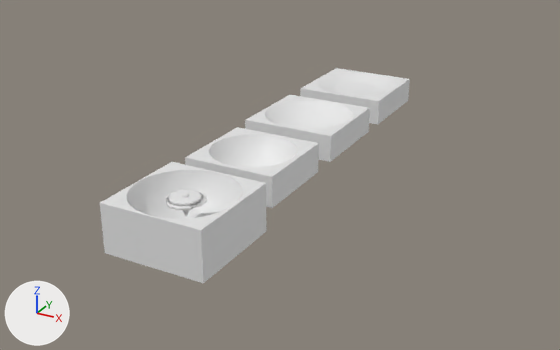
The FBX model Assets/Modely/Beyblade.fbx, before and after one commit.
Both versions are drawn from a camera (50 mm lens) standing at (108.3, -146.5, 89.0) and looking at (0.5, 49.5, -9.0). The lights are fixed; the arrows at lower left show +X, +Y and +Z. The first picture is the older version. Where no turn or scale is listed for an object, it has been applied to the vertices.

Objects in the first picture: 'Krychle.001', 'Krychle.002', 'Krychle.003', 'Krychle.004', 'Válec.002', 'Válec.005', 'Válec.006', 'Válec.017', 'Válec.019', 'Válec.020', 'Válec.022', 'Válec.027', 'Válec.028'.
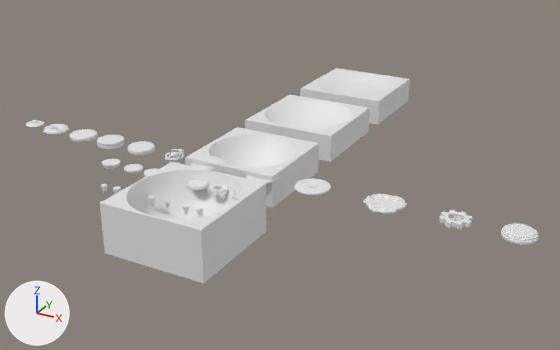
What differs and where, as boxes [x1, y1, x2, y2] in the pictures (560 x 350 px):
'Válec.027', moved: before [173, 191, 198, 202]; after [501, 223, 539, 245]
'Válec.020', moved: before [165, 190, 207, 210]; after [363, 194, 407, 214]
'Válec.019', moved: before [166, 191, 203, 208]; after [294, 178, 331, 195]
'Válec.025', moved (not visible before): after [439, 210, 472, 229]
'Válec.006', moved: before [170, 190, 200, 203]; after [128, 141, 155, 156]
'Válec.005', moved: before [169, 190, 201, 204]; after [97, 135, 124, 149]
'Válec.002', moved: before [169, 195, 202, 205]; after [69, 129, 98, 142]
'Torus', moved (not visible before): after [43, 124, 70, 135]
'Válec.007', moved (not visible before): after [165, 149, 184, 163]
'Válec.021', moved (not visible before): after [188, 180, 208, 190]
'Válec.024', moved (not visible before): after [208, 184, 228, 195]
'Válec.017', moved: before [166, 193, 204, 207]; after [246, 175, 282, 184]
'Válec.004', moved (not visible before): after [124, 164, 143, 174]
'Válec.001', moved (not visible before): after [102, 159, 120, 169]
'Válec.028', moved: before [182, 193, 189, 198]; after [26, 120, 44, 128]
'Válec.014', moved (not visible before): after [190, 156, 225, 171]
'Válec.023', moved (not visible before): after [101, 184, 108, 194]
'Válec.022', moved: before [183, 210, 189, 215]; after [113, 186, 121, 194]
'Válec.011', moved (not visible before): after [143, 168, 158, 177]
'Válec', moved (not visible before): after [148, 195, 156, 207]
'Válec.029', moved (not visible before): after [196, 208, 204, 217]

The change, as a diff of the scene's bpy script:
```diff
--- a/Assets/Modely/Beyblade.fbx.py
+++ b/Assets/Modely/Beyblade.fbx.py
@@ ob_válec_024 @@
 ob_válec_024 = bpy.data.objects.new('Válec.024', me_válec_027)
-ob_válec_024.location = (0.0, 0.0, 1.9)
+ob_válec_024.location = (2.5, 11.4, 1.9)
 ob_válec_024.rotation_euler = (0.0, 0.0, -3.142)  # degrees (0, 0, -180)
@@ ob_válec_020 @@
 ob_válec_020 = bpy.data.objects.new('Válec.020', me_válec_006)
-ob_válec_020.location = (0.0, 0.0, 2.9)
+ob_válec_020.location = (45.7, 22.7, 2.9)
@@ ob_válec_005 @@
 ob_válec_005 = bpy.data.objects.new('Válec.005', me_válec_005)
-ob_válec_005.location = (0.0, 0.0, 3.1)
+ob_válec_005.location = (-43.8, 22.7, 3.1)
 ob_válec_005.rotation_euler = (0.0, 0.0, -3.142)  # degrees (0, 0, -180)
@@ ob_torus @@
 ob_torus = bpy.data.objects.new('Torus', me_torus)
-ob_torus.location = (0.0, 0.0, 3.1)
+ob_torus.location = (-65.8, 22.6, 3.1)
@@ ob_válec_028 @@
 ob_válec_028 = bpy.data.objects.new('Válec.028', me_válec_039)
-ob_válec_028.location = (0.0, 0.0, 2.8)
+ob_válec_028.location = (-75.0, 22.7, 2.8)
@@ ob_válec_027 @@
 ob_válec_027 = bpy.data.objects.new('Válec.027', me_válec_038)
-ob_válec_027.location = (0.0, 0.0, 2.7)
+ob_válec_027.location = (79.6, 22.7, 2.7)
@@ ob_válec_022 @@
 ob_válec_022 = bpy.data.objects.new('Válec.022', me_válec_009)
-ob_válec_022.location = (0.0, 0.0, 0.3)
+ob_válec_022.location = (-22.7, 0.0, 0.3)
@@ ob_válec_029 @@
 ob_válec_029 = bpy.data.objects.new('Válec.029', me_válec_023)
-ob_válec_029.location = (0.0, 0.0, -0.1)
+ob_válec_029.location = (4.4, 0.0, -0.1)
 ob_válec_029.rotation_euler = (0.0, 0.0, 2.705)  # degrees (0, 0, 155)
@@ ob_válec_001 @@
 ob_válec_001 = bpy.data.objects.new('Válec.001', me_válec_001)
-ob_válec_001.location = (0.0, 0.0, 1.8)
+ob_válec_001.location = (-34.2, 11.4, 1.8)
@@ ob_válec_006 @@
 ob_válec_006 = bpy.data.objects.new('Válec.006', me_válec_011)
-ob_válec_006.location = (0.0, 0.0, 3.2)
+ob_válec_006.location = (-31.9, 22.7, 3.2)
@@ ob_válec_019 @@
 ob_válec_019 = bpy.data.objects.new('Válec.019', me_válec_024)
-ob_válec_019.location = (0.0, 0.0, 3.4)
+ob_válec_019.location = (25.1, 22.7, 3.4)
 ob_válec_019.rotation_euler = (0.0, 0.0, 3.142)  # degrees (0, 0, 180)
@@ ob_válec_004 @@
 ob_válec_004 = bpy.data.objects.new('Válec.004', me_válec_004)
-ob_válec_004.location = (0.0, 0.0, 1.8)
+ob_válec_004.location = (-26.1, 11.4, 1.8)
@@ ob_válec_014 @@
 ob_válec_014 = bpy.data.objects.new('Válec.014', me_válec_017)
-ob_válec_014.location = (0.0, 0.0, 3.1)
+ob_válec_014.location = (-8.4, 22.7, 3.1)
@@ ob_válec_025 @@
 ob_válec_025 = bpy.data.objects.new('Válec.025', me_válec_028)
-ob_válec_025.location = (0.1, -0.2, 2.9)
+ob_válec_025.location = (64.3, 22.4, 2.9)
 ob_válec_025.rotation_euler = (0.0, 0.0, 2.705)  # degrees (0, 0, 155)
@@ ob_válec_011 @@
 ob_válec_011 = bpy.data.objects.new('Válec.011', me_válec_031)
-ob_válec_011.location = (0.0, 0.0, 1.8)
+ob_válec_011.location = (-19.1, 11.4, 1.8)
@@ ob_válec_017 @@
 ob_válec_017 = bpy.data.objects.new('Válec.017', me_válec_026)
-ob_válec_017.location = (0.0, 0.0, 3.1)
+ob_válec_017.location = (10.1, 22.7, 3.1)
@@ ob_válec_002 @@
 ob_válec_002 = bpy.data.objects.new('Válec.002', me_válec_002)
-ob_válec_002.location = (0.0, 0.0, 3.1)
+ob_válec_002.location = (-54.5, 22.7, 3.1)
@@ ob_válec_007 @@
 ob_válec_007 = bpy.data.objects.new('Válec.007', me_válec_015)
-ob_válec_007.location = (0.0, 0.0, 3.2)
+ob_válec_007.location = (-19.8, 22.7, 3.2)
@@ ob_válec_023 @@
 ob_válec_023 = bpy.data.objects.new('Válec.023', me_válec_014)
-ob_válec_023.location = (0.0, 0.0, 0.6)
+ob_válec_023.location = (-27.2, 0.0, 0.6)
@@ ob_válec_021 @@
 ob_válec_021 = bpy.data.objects.new('Válec.021', me_válec_007)
-ob_válec_021.location = (0.0, 0.0, 1.9)
+ob_válec_021.location = (-4.0, 11.4, 1.9)
@@ ob_válec @@
 ob_válec = bpy.data.objects.new('Válec', me_válec)
-ob_válec.location = (0.0, 0.0, 0.0)
+ob_válec.location = (-10.8, 0.0, 0.0)
```
